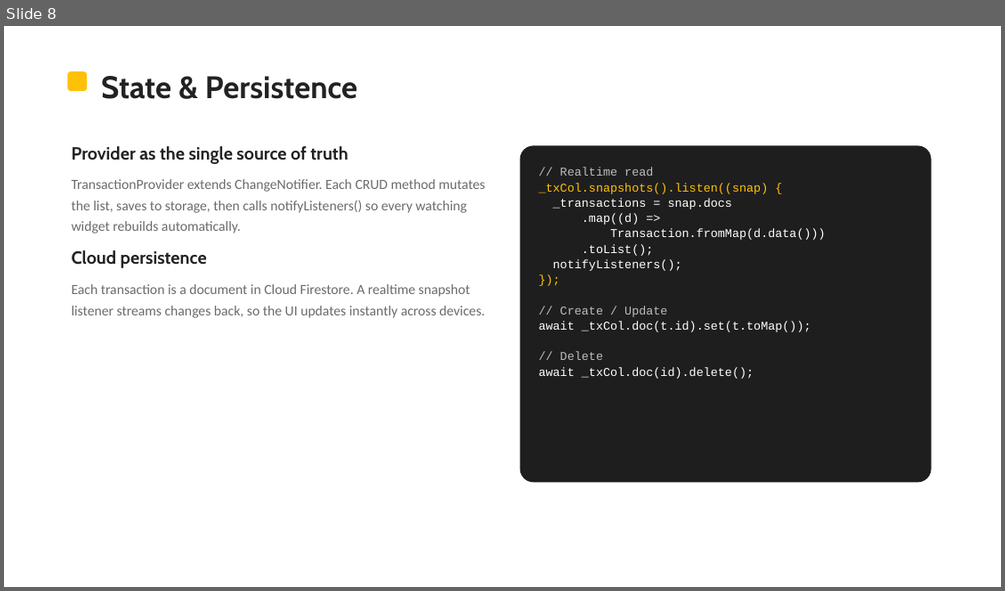
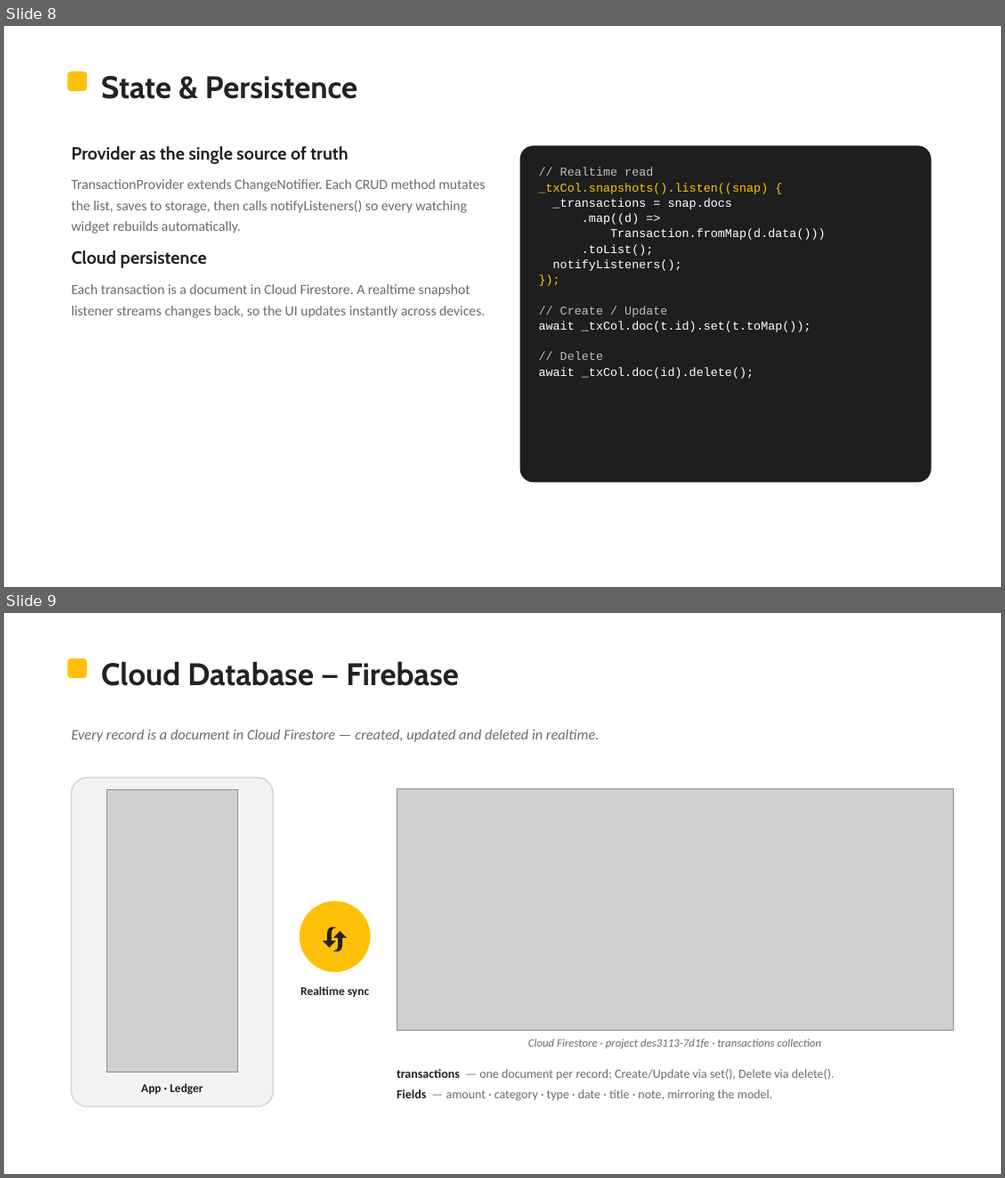
Before and after one commit to LBBT-God/expense-tracker, a slide deck: docs/My_Wallet_Presentation.pptx. Shown one above the other, each under a label of ours: slide 8 before the commit, slides 8 and 9 after it. The pictures are 1005x591 and 1005x1178 pixels, drawn with LibreOffice and Linux fonts; fonts in the diff are those of the drawing; grey boxes stand for pictures. Boxes give left, top, right and bottom in pixels: in the first picture for what was removed or moved away, otherwise in the second. Text is boxed around its words. In the diff, an @@ line names an element or a change of style, - is before the commit and + after.

Commit message:
Presentation: add screenshots and a Cloud Database (Firebase) slide
- Insert app screenshots into the title, solution and UI/UX slides
- Add a "Cloud Database — Firebase" slide pairing the app with the
  Firestore console (transactions collection) to show realtime cloud sync
- Remove the Profile references and the Live Demo slide
- Add docs/screenshots/firebase_console.png used by build_slides.py

```diff
--- a/docs/My_Wallet_Presentation.pptx
+++ b/docs/My_Wallet_Presentation.pptx
@@ slide 9 added at <box>4,613,1001,1174</box>, background #FFFFFF @@
@@ rounded rectangle added at <box>67,658,87,678</box>, fill #FFC107 @@
@@ text added at <box>101,661,458,686</box>, 30 pt, text #222222, bold @@
+Cloud Database — Firebase
@@ text added at <box>72,729,599,742</box>, 14 pt, text #6B6B6B, italic @@
+Every record is a document in Cloud Firestore — created, updated and deleted in realtime.
@@ rounded rectangle added at <box>72,778,273,1107</box>, fill #F3F3F3, outline #D9D9D9 1.5 pt @@
@@ picture added at <box>107,789,238,1072</box> @@
@@ picture added at <box>396,788,954,1030</box> @@
@@ ellipse added at <box>299,900,371,972</box>, fill #FFC107, 26 pt, text #222222, bold @@
+🔄
@@ text added at <box>300,986,369,997</box>, 11.5 pt, text #222222, bold @@
+Realtime sync
@@ text added at <box>528,1038,822,1048</box>, 11 pt, text #6B6B6B, italic @@
+Cloud Firestore · project des3113-7d1fe · transactions collection
@@ text added at <box>141,1083,202,1094</box>, 11.5 pt, text #222222, bold @@
+App · Ledger
@@ text added at <box>396,1069,834,1101</box>, 12 pt, text #6B6B6B @@
+transactions — one document per record; Create/Update via set(), Delete via delete().
+Fields — amount · category · type · date · title · note, mirroring the model.
```
Also in this commit, not shown: 7 slides changed, 1 slide removed, 2 other files.
